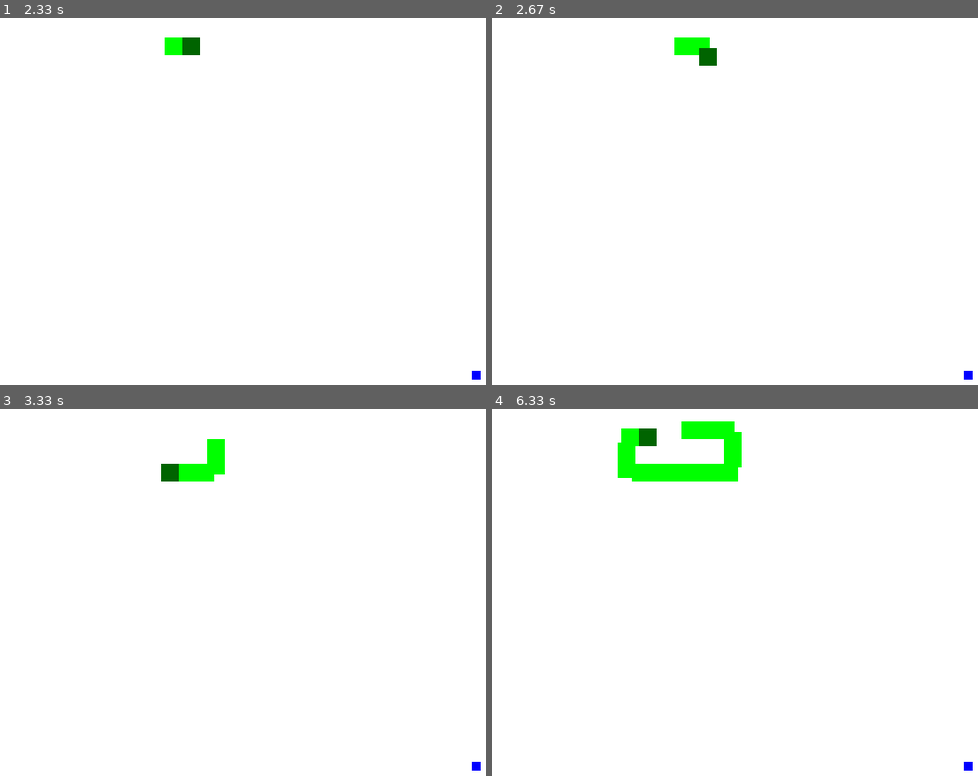
Above: before the commit, frames 1-4 (two rows, left to right).
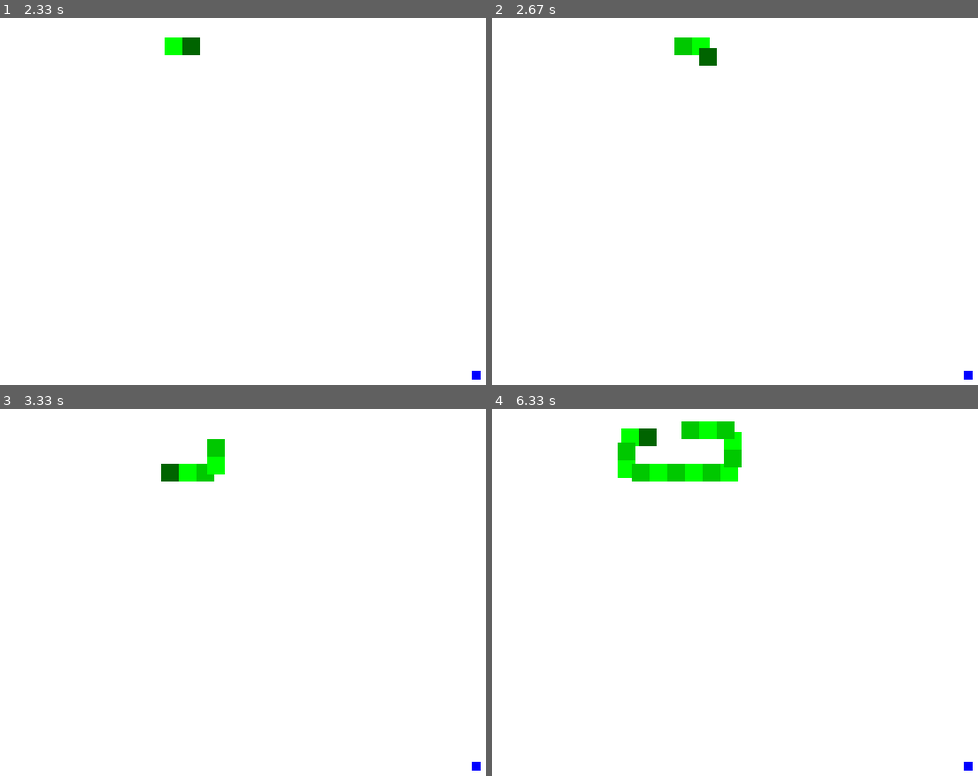
Above: after the commit, the same moments.

Repository: Basic1299/pygame_snake
Game: pygame game, started from main.py
The game is run twice, just before and just after one commit, with the same random seed, the same clock (stepped at 60 frames per second) and the same inputs.
Inputs:
- Up to frame 1 (2.33 s): hold Right 0.33-0.8 s; hold Up 0.83-1.13 s; hold Right 1.17-1.63 s; tap Space at 2.23 s
- Up to frame 2 (2.67 s): hold Down from 2.57 s (still down); tap Space at 2.63 s
- Up to frame 3 (3.33 s): release Down at 2.87 s; hold Left 2.9-3.3 s; tap Space at 2.97, 3.27 s
- Up to frame 4 (6.33 s): hold Up 3.33-3.7 s; tap Space at 3.4, 3.8, 4.1, 4.47, 4.87, 5.17, 5.37, 5.67, 5.87, 6.2 s; hold Right 3.73-4.37 s; hold Down 4.4-4.77 s; hold Left 4.8-5.27 s; hold Right 5.3-5.77 s; hold Up 5.8-6.1 s; hold Right from 6.13 s (still down)

Frame 1 is identical in both runs. In frame 2, 0.2% of the frame differs, in the area x 37-42%, y 5-11%; in frame 3, 0.3%; in frame 4, 1.2%, in the area x 25-52%, y 3-20%.

Commit message:
add Score class for counting score. add snakes color change

Diff:
--- /dev/null
+++ b/Score.py
@@ -0,0 +1,6 @@
+class Score:
+    def __init__(self):
+        self.score = 0
+
+    def add_score(self, number):
+        self.score += number
--- a/SnakeTail.py
+++ b/SnakeTail.py
@@ -1,4 +1,5 @@
 import pygame
+
 
 class SnakeTail(pygame.sprite.Sprite):
     def __init__(self, snake_head, id_number, preview_part):
@@ -8,7 +9,7 @@
         self.id_number = id_number
         self.size = (20, 20)
         self.coors = self.set_spawn_position()
-        self.color = (0, 255, 0)
+        self.color = self.set_color()
 
         self.init_dir = self.set_init_dir()
         self.dir = self.init_dir
@@ -18,12 +19,20 @@
         self.image.fill(self.color)
         self.rect = self.image.get_rect(center=self.coors)
 
+        self.current_time = pygame.time.get_ticks()
+        self.time_get = 0
+
     def update(self):
         self.position_update()
         self.dir_change()
         self.coors_for_dir_change_delete()
         self.spawn_tail_part()
         self.movement()
+        self.color_change()
+        self.time_update()
+
+    def time_update(self):
+        self.current_time = pygame.time.get_ticks()
 
     def set_init_dir(self):
         """Sets initial direction of a part based on the direction of a part in front of it"""
@@ -91,3 +100,21 @@
             return [self.preview_part.coors[0], self.preview_part.coors[1]+position]
         elif self.preview_part.dir == "DOWN":
             return [self.preview_part.coors[0], self.preview_part.coors[1]-position]
+
+    def color_change(self):
+        """Changes color based on eaten food"""
+        color = self.set_color()
+        for spot_coors in self.snake_head.eat_spots:
+            if self.coors == spot_coors:
+                self.time_get = pygame.time.get_ticks()
+
+        if self.current_time - self.time_get < 100:
+            color = (0, 100, 0)
+
+        self.image.fill(color)
+
+    def set_color(self):
+        if self.id_number % 2 == 0:
+            return 0, 200, 0
+        else:
+            return 0, 255, 0
--- a/main.py
+++ b/main.py
@@ -2,6 +2,7 @@
 from SnakeHead import SnakeHead
 from SnakeTail import SnakeTail
 from Food import Food
+from Score import Score
 
 
 pygame.init()
@@ -46,7 +47,8 @@
 pressed_time = 0
 game_speed = 250
 
-# Objects Inits
+# Objects Initials
+score = Score()
 snake_head = SnakeHead(100, 100)
 
 # Sprite Groups
@@ -145,10 +147,12 @@
         snake_tail_group.add(new_tail)
         snake_head.update_tail(len(snake_tail_group))
 
-    # Activate growing process after eating food
+    # Snake head and food collision
     if pygame.sprite.spritecollideany(snake_head, food_group):
         for food in food_group:
             food.kill()
+        score.add_score(1)
+        print(score.score)
         food_group.add(spawn_food())
 
         if snake_head.tail_length > 0:
